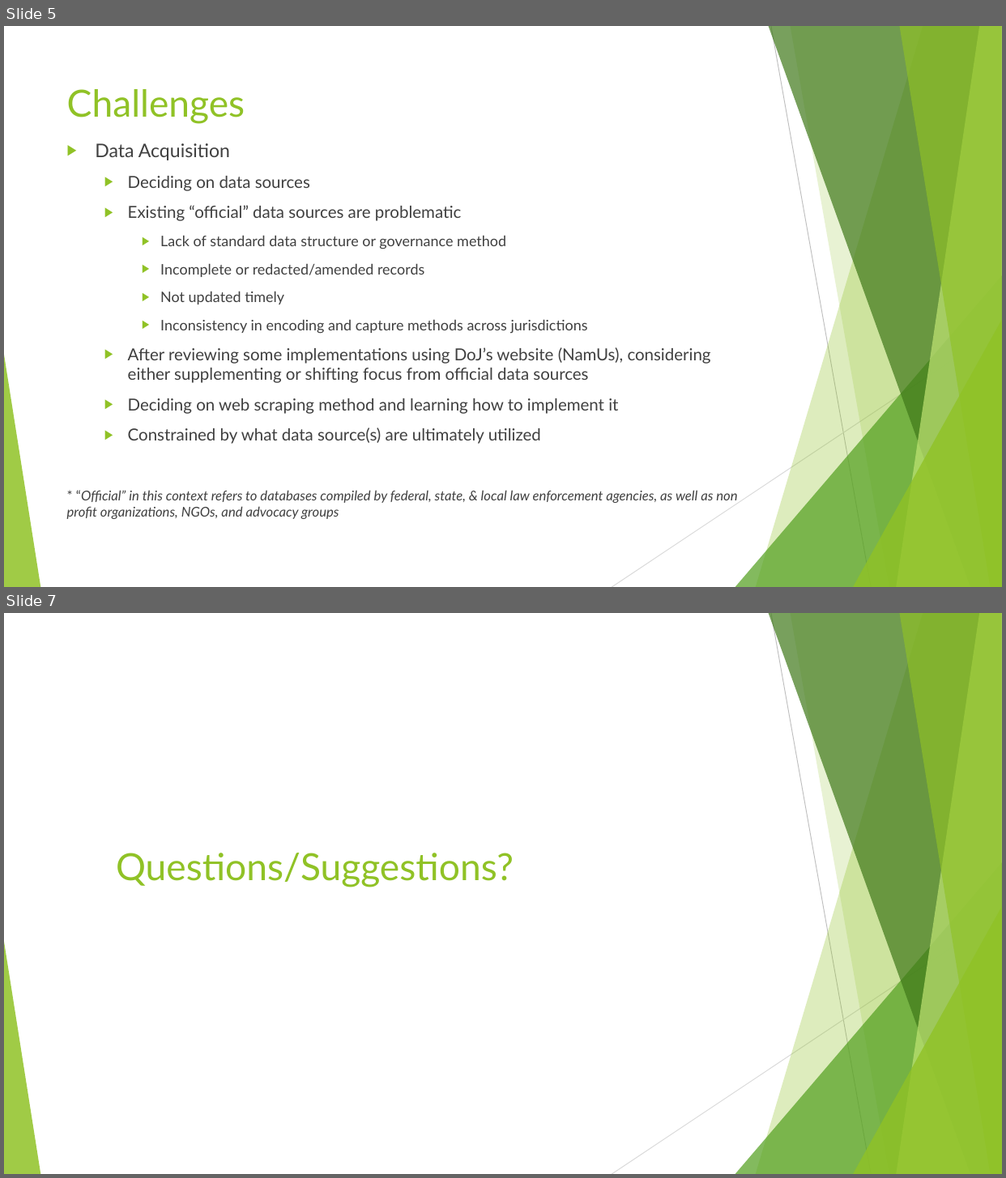
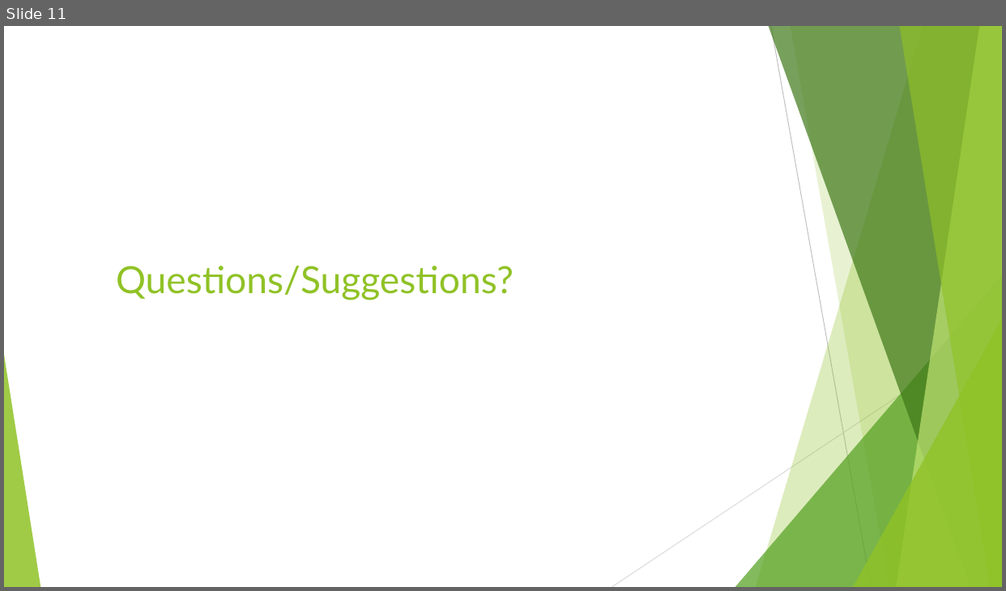
Before and after one commit to NelsonFoster/Data-Science-Capstone, a slide deck: Documentation/MidtermPresentation07182019.pptx. Shown one above the other, each under a label of ours: slides 5 and 7 before the commit, slide 11 after it; the slides between them are not shown. The pictures are 1006x1178 and 1006x591 pixels, drawn with LibreOffice and Linux fonts; fonts in the diff are those of the drawing. Boxes give left, top, right and bottom in pixels: in the first picture for what was removed or moved away, otherwise in the second. Text is boxed around its words. In the diff, an @@ line names an element or a change of style, - is before the commit and + after.

```diff
--- a/Documentation/MidtermPresentation07182019.pptx
+++ b/Documentation/MidtermPresentation07182019.pptx
@@ slide 5 removed at box(4, 26, 1002, 587), background #FFFFFF; not listed: 10 template elements that a slide beside it also shows @@
@@ title removed at box(67, 89, 245, 124) @@
-Challenges
@@ text removed at box(67, 143, 737, 519) @@
-▶ Data Acquisition
-  ▶ Deciding on data sources
-  ▶ Existing “official” data sources are problematic
-    ▶ Lack of standard data structure or governance method
-    ▶ Incomplete or redacted/amended records
-    ▶ Not updated timely
-    ▶ Inconsistency in encoding and capture methods across jurisdictions
-  ▶ After reviewing some implementations using DoJ’s website (NamUs), considering either supplementing or shifting focus from official data sources
-  ▶ Deciding on web scraping method and learning how to implement it
-  ▶ Constrained by what data source(s) are ultimately utilized
-* “Official” in this context refers to databases compiled by federal, state, & local law enforcement agencies, as well as non profit organizations, NGOs, and advocacy groups
@@ what was slide 7 is now slide 11 @@
```
Also in this commit, not shown: 4 slides changed, 6 slides added, 1 other slide removed, 5 other files.
